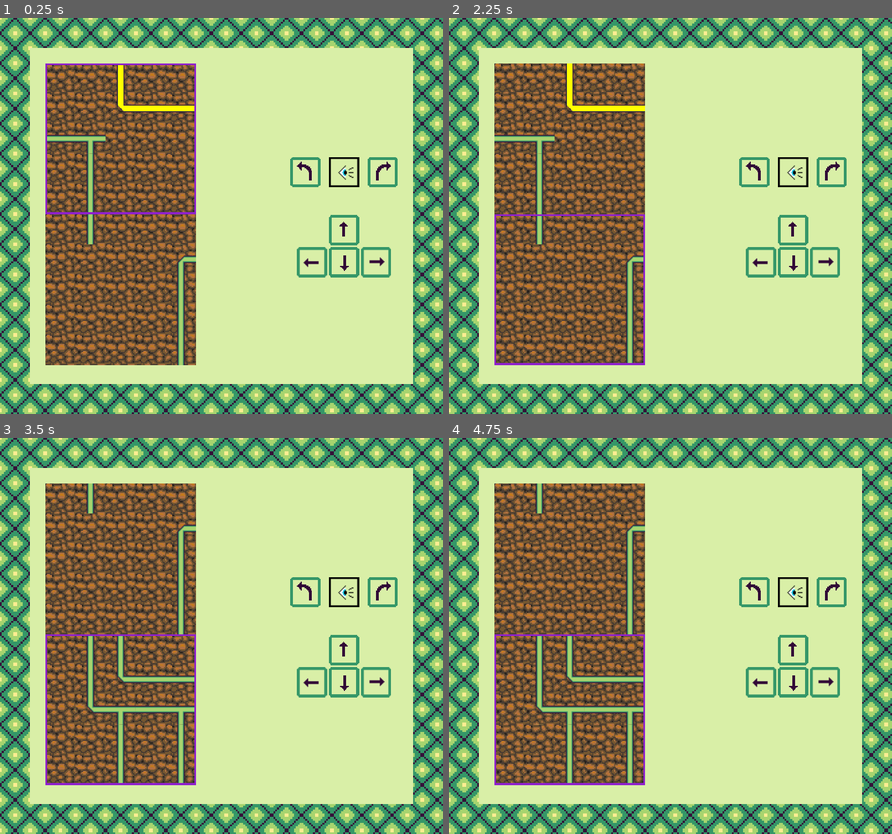
Above: before the commit, frames 1-4 (two rows, left to right).
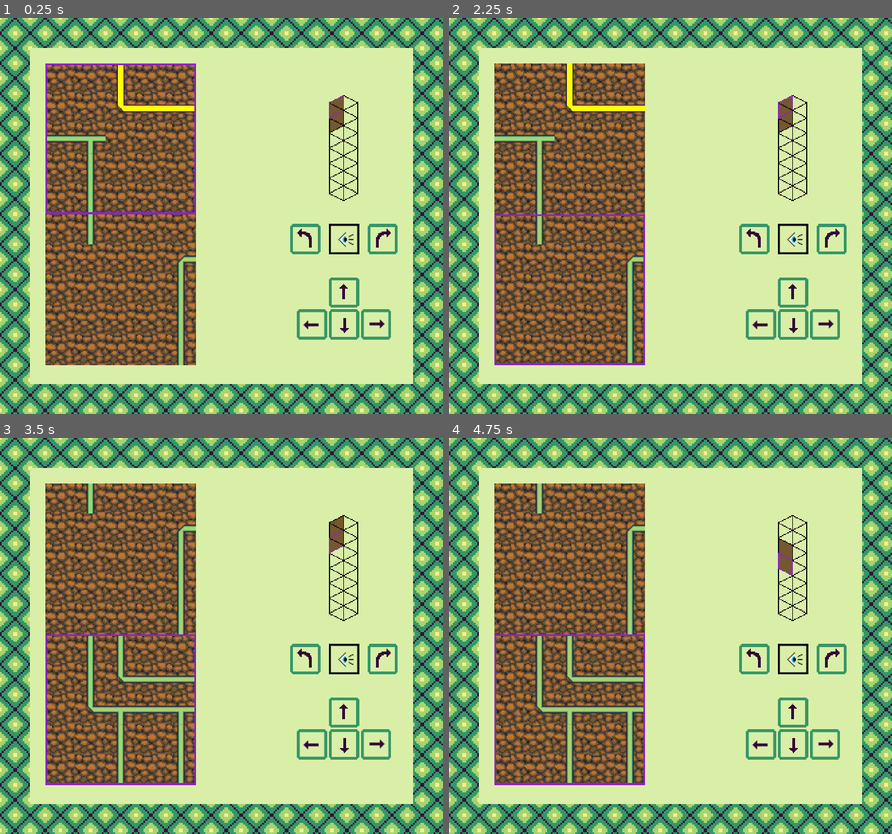
Above: after the commit, the same moments.

Repository: jojva/ld48
Game: Godot game, scene res://Main.tscn
Same seed, same stepped clock (60 frames per second), same inputs: the game is played once before the commit and once after it.
Inputs (mouse positions are in pixels of both pictures, inside the frame that each line leads up to; where the layout moved, square brackets give the same spot in the first picture):
- Up to frame 1 (0.25 s): no input
- Up to frame 2 (2.25 s): click (794, 291) [794, 231] at 0.5 s; click (794, 291) [794, 231] at 1.25 s; click (794, 322) [794, 263] at 2 s
- Up to frame 3 (3.5 s): click (345, 742) [345, 683] at 2.75 s
- Up to frame 4 (4.75 s): click (754, 659) [754, 592] at 3.5 s; click (829, 659) [829, 592] at 4.25 s

The runs differ from the first frame. In frame 1, 3.4% of the frame differs, in the area x 65-90%, y 19-82%; in frame 2, 3.4%; in frame 3, 3.4%; in frame 4, 3.4%.

Commit message:
add perspective view

Diff:
--- a/Main.gd
+++ b/Main.gd
@@ -7,15 +7,16 @@
 onready var level_labels = game.get_node("LevelLabels")
 onready var highlighted_level = container.get_node("HighlightedLevel")
 onready var eye = game.get_node("VBoxContainer/CenterContainer3/VBoxContainer/CenterContainer/HBoxContainer/Eye")
+onready var perspective = game.get_node("VBoxContainer/CenterContainer3/VBoxContainer/CenterContainer3/Perspective")
 onready var winner = game.get_node("VBoxContainer/Winner")
 onready var timer = game.get_node("VBoxContainer/Timer")
-
 var current_face = 0
 var level_window = 0
 
 
 func _ready():
 	update_level_labels()
+	perspective.update_levels(0, 0, 0)
 
 
 func _input(e):
@@ -27,6 +28,8 @@
 		look_left_right(-1)
 	if e.is_action_pressed("ui_look_right"):
 		look_left_right(1)
+	perspective.update_levels(current_face, level_window, tower.current_level)
+
 
 
 func look_up_down(direction):
--- a/Main.tscn
+++ b/Main.tscn
@@ -1,8 +1,9 @@
-[gd_scene load_steps=18 format=2]
+[gd_scene load_steps=19 format=2]
 
 [ext_resource path="res://Tower.tscn" type="PackedScene" id=1]
 [ext_resource path="res://Main.gd" type="Script" id=2]
 [ext_resource path="res://eye.png" type="Texture" id=3]
+[ext_resource path="res://Perspective.tscn" type="PackedScene" id=4]
 [ext_resource path="res://bg.png" type="Texture" id=5]
 [ext_resource path="res://turn-right.png" type="Texture" id=6]
 [ext_resource path="res://left.png" type="Texture" id=7]
@@ -220,14 +221,25 @@
 
 [node name="VBoxContainer" type="VBoxContainer" parent="HUD/MarginContainer/ColorRect/MarginContainer/HBoxContainer/VBoxContainer/CenterContainer3"]
 margin_left = 34.0
-margin_top = 155.0
+margin_top = 136.0
 margin_right = 262.0
-margin_bottom = 410.0
-custom_constants/separation = 59
+margin_bottom = 430.0
+custom_constants/separation = 49
+
+[node name="CenterContainer3" type="CenterContainer" parent="HUD/MarginContainer/ColorRect/MarginContainer/HBoxContainer/VBoxContainer/CenterContainer3/VBoxContainer"]
+margin_right = 228.0
+__meta__ = {
+"_edit_use_anchors_": false
+}
+
+[node name="Perspective" parent="HUD/MarginContainer/ColorRect/MarginContainer/HBoxContainer/VBoxContainer/CenterContainer3/VBoxContainer/CenterContainer3" instance=ExtResource( 4 )]
+margin_left = 114.0
+margin_right = 114.0
 
 [node name="CenterContainer" type="CenterContainer" parent="HUD/MarginContainer/ColorRect/MarginContainer/HBoxContainer/VBoxContainer/CenterContainer3/VBoxContainer"]
-margin_right = 228.0
-margin_bottom = 64.0
+margin_top = 49.0
+margin_right = 228.0
+margin_bottom = 113.0
 size_flags_horizontal = 3
 size_flags_vertical = 2
 
@@ -268,9 +280,9 @@
 expand = true
 
 [node name="CenterContainer2" type="CenterContainer" parent="HUD/MarginContainer/ColorRect/MarginContainer/HBoxContainer/VBoxContainer/CenterContainer3/VBoxContainer"]
-margin_top = 123.0
-margin_right = 228.0
-margin_bottom = 255.0
+margin_top = 162.0
+margin_right = 228.0
+margin_bottom = 294.0
 size_flags_horizontal = 3
 size_flags_vertical = 3
 
--- /dev/null
+++ b/Perspective.gd
@@ -0,0 +1,41 @@
+extends Control
+
+var level_scene = preload("res://PerspectiveLevel.tscn")
+const LEVEL_PIXEL_HEIGHT = 32
+
+
+var level_count = 6
+var sprites
+
+# Called when the node enters the scene tree for the first time.
+func _ready():
+	instanciate_levels()
+
+
+func instanciate_levels():
+	set_custom_minimum_size(Vector2(64, (level_count + 1) * LEVEL_PIXEL_HEIGHT))
+	sprites = []
+	sprites.resize(level_count)
+
+	# Bottom
+	var bottom = level_scene.instance()
+	bottom.position = Vector2(0, (level_count - 1) * LEVEL_PIXEL_HEIGHT)
+	bottom.flip_v = true
+	add_child(bottom)
+
+	for i in range(level_count, 0, -1):
+		var current_level = i - 1
+		var level = level_scene.instance()
+		level.position = Vector2(0, current_level * LEVEL_PIXEL_HEIGHT)
+		sprites[current_level] = level
+		add_child(level)
+
+
+func update_levels(direction, viewed_level, selected_level):
+	for i in range(level_count, 0, -1):
+		var current_level = i - 1
+		var level = sprites[current_level]
+		var viewed = viewed_level <= current_level and current_level <= viewed_level + 1
+		var selected = selected_level == current_level
+		level.frame_coords.y = direction
+		level.frame_coords.x = int(viewed) + int(selected)
--- /dev/null
+++ b/Perspective.tscn
@@ -0,0 +1,9 @@
+[gd_scene load_steps=2 format=2]
+
+[ext_resource path="res://Perspective.gd" type="Script" id=1]
+
+[node name="Perspective" type="Control"]
+script = ExtResource( 1 )
+__meta__ = {
+"_edit_use_anchors_": false
+}
--- /dev/null
+++ b/PerspectiveLevel.tscn
@@ -0,0 +1,10 @@
+[gd_scene load_steps=2 format=2]
+
+[ext_resource path="res://perspective.png" type="Texture" id=1]
+
+[node name="PerspectiveLevel" type="Sprite"]
+scale = Vector2( 2, 2 )
+texture = ExtResource( 1 )
+centered = false
+hframes = 3
+vframes = 4
Binary file added: perspective.png
Not shown, added: perspective.png.import
